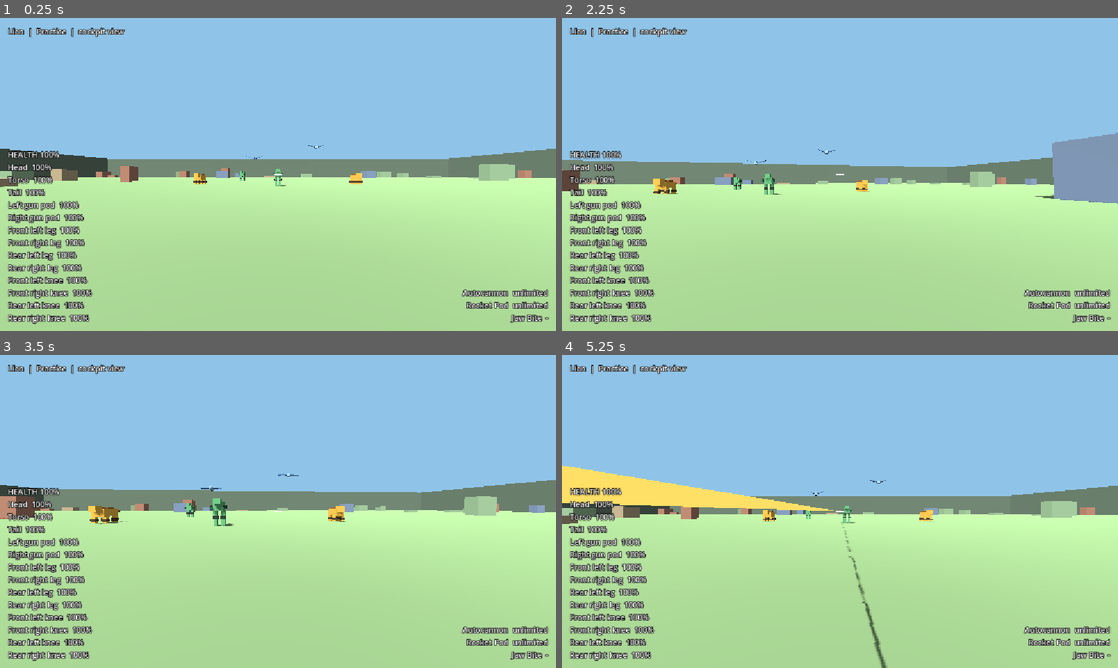
Above: before the commit, frames 1-4 (two rows, left to right).
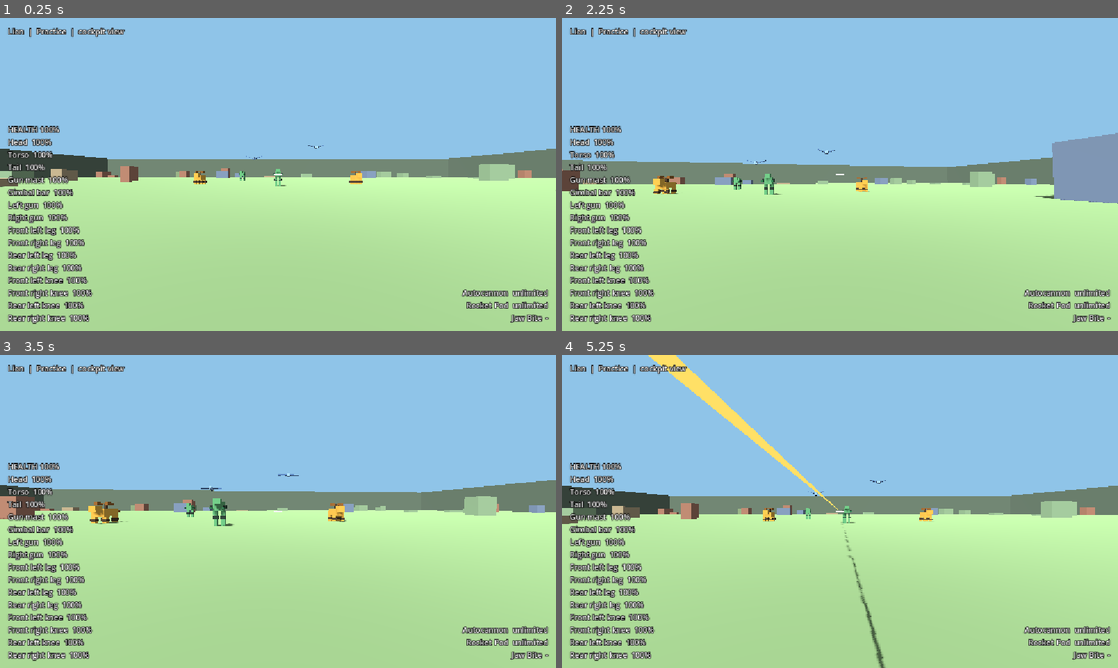
Above: after the commit, the same moments.

Repository: jacksonhcnz/animalmechcombatgame
Game: Godot game, scene res://scenes/test_range.tscn
Two runs of this game, one before a commit and one after it. Both use one fixed random seed, a clock stepped at 60 frames per second and the inputs below.
Inputs (mouse positions are in pixels of both pictures, inside the frame that each line leads up to):
- Up to frame 1 (0.25 s): no input
- Up to frame 2 (2.25 s): tap Enter at 0.5 s; move the mouse to (962, 158) at 0.52 s; hold E (strafe_right) 0.53-1.28 s; tap Space (ascend) at 0.6 s; click (962, 158) at 0.67 s; move the mouse to (812, 174) at 1.27 s; hold W (move_forward) from 1.28 s (still down); tap Z (center_aim) at 1.35 s; move the mouse to (851, 168) at 2.02 s; hold F (fire_melee) from 2.03 s (still down)
- Up to frame 3 (3.5 s): keep holding W (move_forward); move the mouse to (272, 517) at 2.77 s; release F (fire_melee) at 2.78 s; click (272, 517) at 2.85 s
- Up to frame 4 (5.25 s): keep holding W (move_forward); move the mouse to (878, 514) at 3.52 s; hold Right mouse button (fire_secondary) 3.53-4.28 s; move the mouse to (795, 508) at 4.27 s; tap C (toggle_view) at 4.35 s; move the mouse to (845, 511) at 5.02 s; tap 1 at 5.1 s; click (845, 511) at 5.17 s

The runs differ from the first frame. In frame 1, 1.4% of the frame differs, in the area x 1-65%, y 34-66%; in frame 2, 1.4%; in frame 3, 1.4%; in frame 4, 5.3%, in the area x 0-67%, y 0-100%.

Commit message:
Mount the lion's guns on a gimbal crossbar above its back
A mast rises from the centre of the back to a crossbar with a gun at each end. The mast
turns and the bar tilts with the aim. Destroying the mast or bar knocks out both guns.

Co-Authored-By: Claude Sonnet 5.5 <noreply@anthropic.com>
Claude-Session: https://claude.ai/code/session_016ZAQzFNjMzKqDtLtG2bAjQ

Diff:
--- a/data/mechs/lion.json
+++ b/data/mechs/lion.json
@@ -31,8 +31,12 @@
 		{ "id": "torso", "name": "Torso", "kind": "torso", "health": 180, "fatal": true, "tone": "primary", "size": [3.6, 2.6, 6.0], "pos": [0.0, 3.4, 0.0] },
 		{ "id": "tail", "name": "Tail", "kind": "tail", "health": 40, "tone": "accent", "size": [0.7, 0.7, 3.0], "pos": [0.0, 3.9, 4.5],
 			"anim": { "pivot": [0.0, 3.9, 3.0], "walk": { "axis": "y", "deg": 22.0, "phase": 0.6 } } },
-		{ "id": "pod_l", "name": "Left gun pod", "kind": "pod", "health": 60, "tone": "accent", "size": [0.9, 0.9, 2.4], "pos": [-1.0, 4.9, 0.4] },
-		{ "id": "pod_r", "name": "Right gun pod", "kind": "pod", "health": 60, "tone": "accent", "size": [0.9, 0.9, 2.4], "pos": [1.0, 4.9, 0.4] },
+		{ "id": "mast", "name": "Gun mast", "kind": "mast", "health": 60, "tone": "dark", "size": [0.7, 1.6, 0.7], "pos": [0.0, 5.5, 0.4],
+			"anim": { "pivot": [0.0, 4.7, 0.4], "aim": "yaw" } },
+		{ "id": "crossbar", "name": "Gimbal bar", "kind": "gimbal", "parent": "mast", "health": 50, "tone": "accent", "size": [3.6, 0.4, 0.6], "pos": [0.0, 6.3, 0.4],
+			"anim": { "pivot": [0.0, 6.3, 0.4], "aim": "pitch" } },
+		{ "id": "pod_l", "name": "Left gun", "kind": "pod", "parent": "crossbar", "health": 40, "tone": "accent", "size": [0.9, 0.9, 2.4], "pos": [-1.7, 6.3, -0.4] },
+		{ "id": "pod_r", "name": "Right gun", "kind": "pod", "parent": "crossbar", "health": 40, "tone": "accent", "size": [0.9, 0.9, 2.4], "pos": [1.7, 6.3, -0.4] },
 
 		{ "id": "leg_fl", "name": "Front left leg", "kind": "leg", "health": 90, "tone": "primary", "size": [1.0, 2.1, 1.2], "pos": [-1.6, 1.05, -2.0], "on_disabled": { "speed_mult": 0.8 },
 			"anim": { "pivot": [-1.6, 2.1, -2.0], "walk": { "axis": "x", "deg": 26.0, "phase": 0.25 } } },
--- a/scripts/core/game_data.gd
+++ b/scripts/core/game_data.gd
@@ -212,7 +212,7 @@
 		var ptag := "%s part '%s'" % [tag, part.get("id", "?")]
 		var anim: Dictionary = part.get("anim", {})
 		for key in anim:
-			if not ["pivot", "walk", "flap"].has(key):
+			if not ["pivot", "walk", "flap", "aim"].has(key):
 				p.append("%s: unknown anim entry '%s'" % [ptag, key])
 		if anim.has("pivot") and not _is_vec3(anim["pivot"]):
 			p.append("%s: anim.pivot must be [x, y, z]" % ptag)
--- a/scripts/mech/damage_model.gd
+++ b/scripts/mech/damage_model.gd
@@ -82,11 +82,19 @@
 	return _disabled.has(part_id)
 
 
-## True if the part is disabled, or one of its joints is. A crippled limb cannot
+## True if the part is disabled, one of its joints is, or a part it hangs from is. A crippled limb cannot
 ## use anything mounted on it.
 func is_crippled(part_id: String) -> bool:
 	if _disabled.has(part_id):
 		return true
+	# A part hanging from a destroyed part (guns on a gimbal bar on a mast) goes down with it.
+	var ancestor: String = _parts.get(part_id, {}).get("parent", "")
+	var steps := 0
+	while ancestor != "" and steps < _parts.size():
+		if _disabled.has(ancestor):
+			return true
+		ancestor = _parts.get(ancestor, {}).get("parent", "")
+		steps += 1
 	for other_id in _parts:
 		var other: Dictionary = _parts[other_id]
 		if other.get("joint", false) and other.get("parent", "") == part_id and _disabled.has(other_id):
--- a/scripts/mech/mech_animator.gd
+++ b/scripts/mech/mech_animator.gd
@@ -49,12 +49,13 @@
 		if part.has("parent"):
 			_parent_of[id] = part["parent"]
 		var anim: Dictionary = part.get("anim", {})
-		if anim.has("walk") or anim.has("flap"):
+		if anim.has("walk") or anim.has("flap") or anim.has("aim"):
 			_entries.append({
 				"id": id,
 				"pivot": mech.pivots[id],
 				"walk": anim.get("walk", {}),
 				"flap": anim.get("flap", {}),
+				"aim": anim.get("aim", ""),
 			})
 			_factor[id] = 1.0
 			_droop[id] = 0.0
@@ -169,6 +170,13 @@
 			var drooped := deg_to_rad(float(flap.get("droop_deg", 0.0)))
 			rotation[_axis_index(flap)] += lerpf(live, drooped, _droop[id])
 
+		# Gimbal parts follow where the pilot is aiming, and freeze when destroyed.
+		match entry["aim"]:
+			"yaw":
+				rotation.y += _mech.aim_yaw * factor
+			"pitch":
+				rotation.x += _mech.aim_pitch * factor
+
 		entry["pivot"].rotation = rotation
 
 
--- a/tests/animation_test.gd
+++ b/tests/animation_test.gd
@@ -147,5 +147,16 @@
 	_check(lion.rig.position.y < -0.1, "lion crouches while prowling (%.2f m)" % lion.rig.position.y)
 	lion.controls.throttle = 0.0
 
+	# Gimbal gun mount: the mast turns and the bar tilts with the aim; losing the mast knocks out both guns.
+	lion.aim_yaw = 0.5
+	lion.aim_pitch = 0.2
+	await _frames(3)
+	_check(is_equal_approx(lion.pivots["mast"].rotation.y, 0.5), "gun mast turns with the aim")
+	_check(is_equal_approx(lion.pivots["crossbar"].rotation.x, 0.2), "gimbal bar tilts with the aim")
+	_check(lion.damage.mount_online("gun_l") and lion.damage.mount_online("gun_r"), "both guns work while the mast is intact")
+	lion.take_hit("mast", 9999.0)
+	_check(not lion.damage.mount_online("gun_l") and not lion.damage.mount_online("gun_r"), "destroying the mast knocks out both guns")
+	_check(lion.damage.mount_online("jaw"), "the jaw still works without the mast")
+
 	print("%d checks, %d failed" % [_checks, _failures])
 	quit(1 if _failures > 0 else 0)
